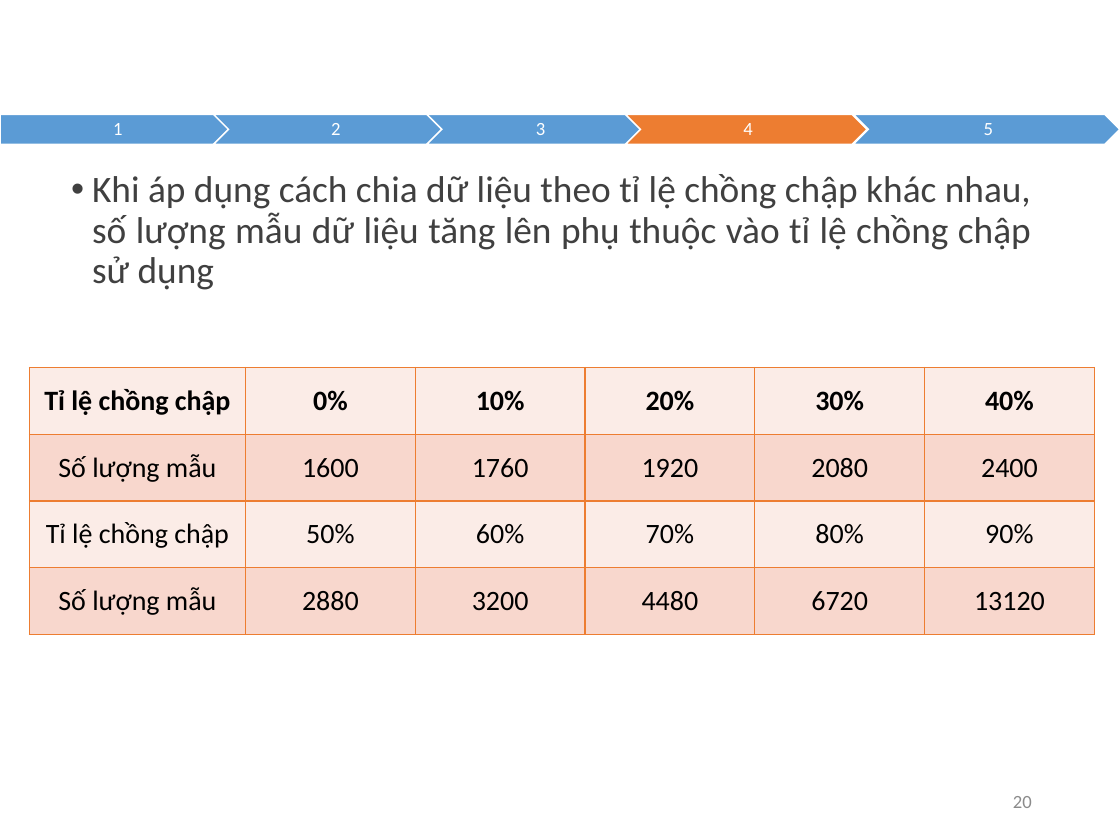
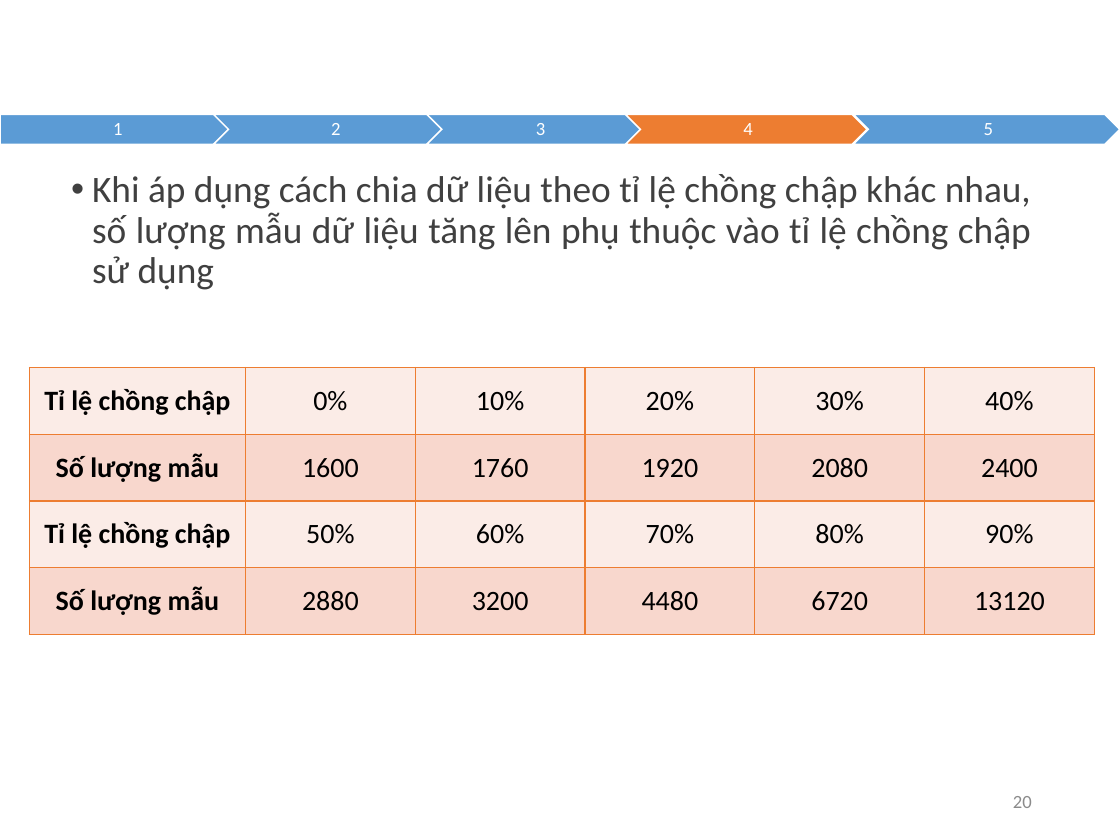
Before and after one commit to nguyennam2910/TriMun, a slide deck: slide 20 of Slide Thesis.pptx. Drawn at 1120x840 pixels with LibreOffice and Linux fonts; fonts in the diff are those of the drawing; background and template pictures are left out. Boxes give left, top, right and bottom in pixels: in the first picture for what was removed or moved away, otherwise in the second. Text is boxed around its words. In the diff, an @@ line names an element or a change of style, - is before the commit and + after.

```diff
--- a/Slide Thesis.pptx
+++ b/Slide Thesis.pptx
@@ table at (29,367,1096,634) @@
@@ bold off in "0%", "10%", "20%", "30%" and 1 more places @@
@@ bold on in "Số lượng mẫu", "Tỉ lệ chồng chập", "Số lượng mẫu" @@
```
Also in this commit, not shown: 26 other files.
